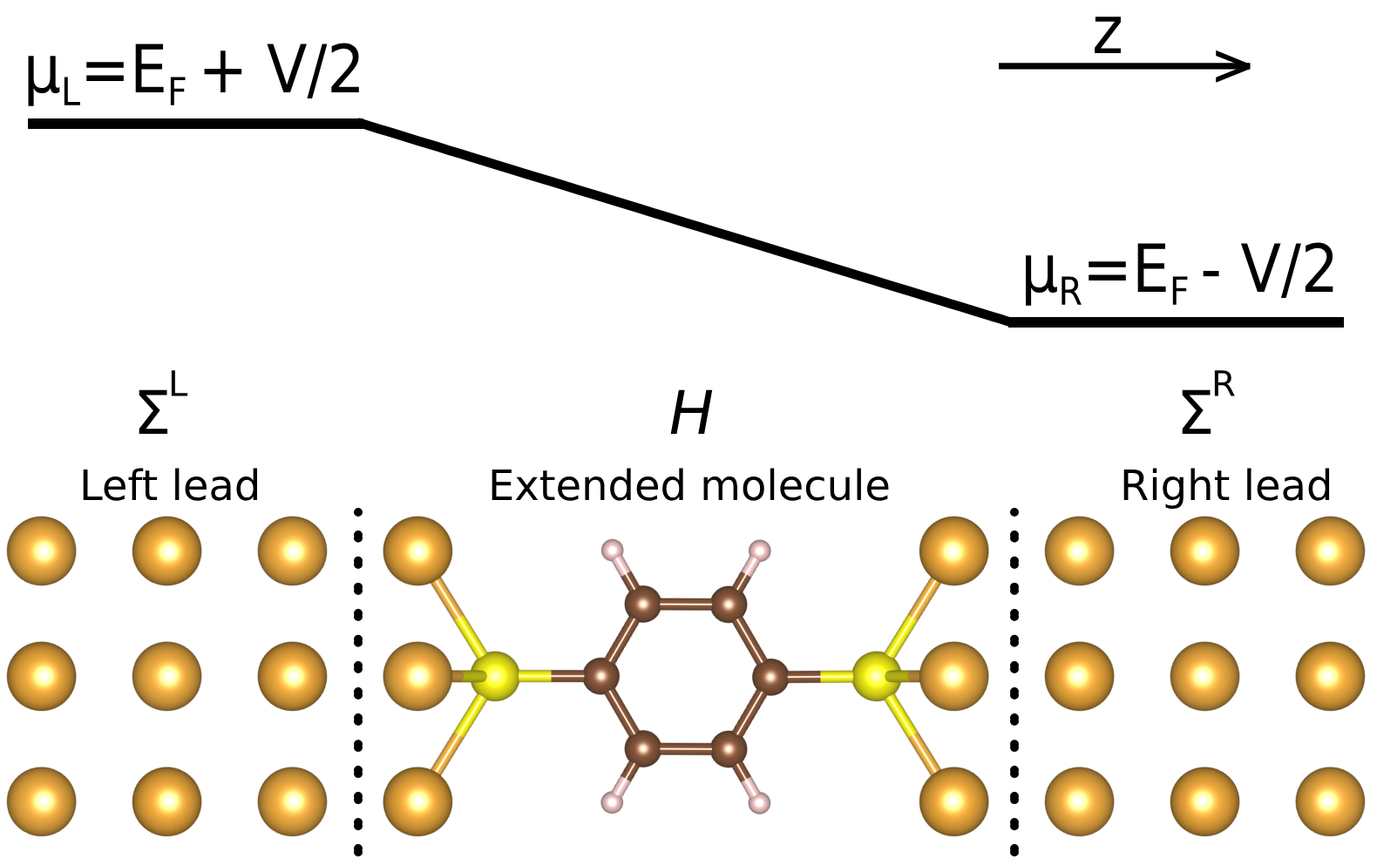
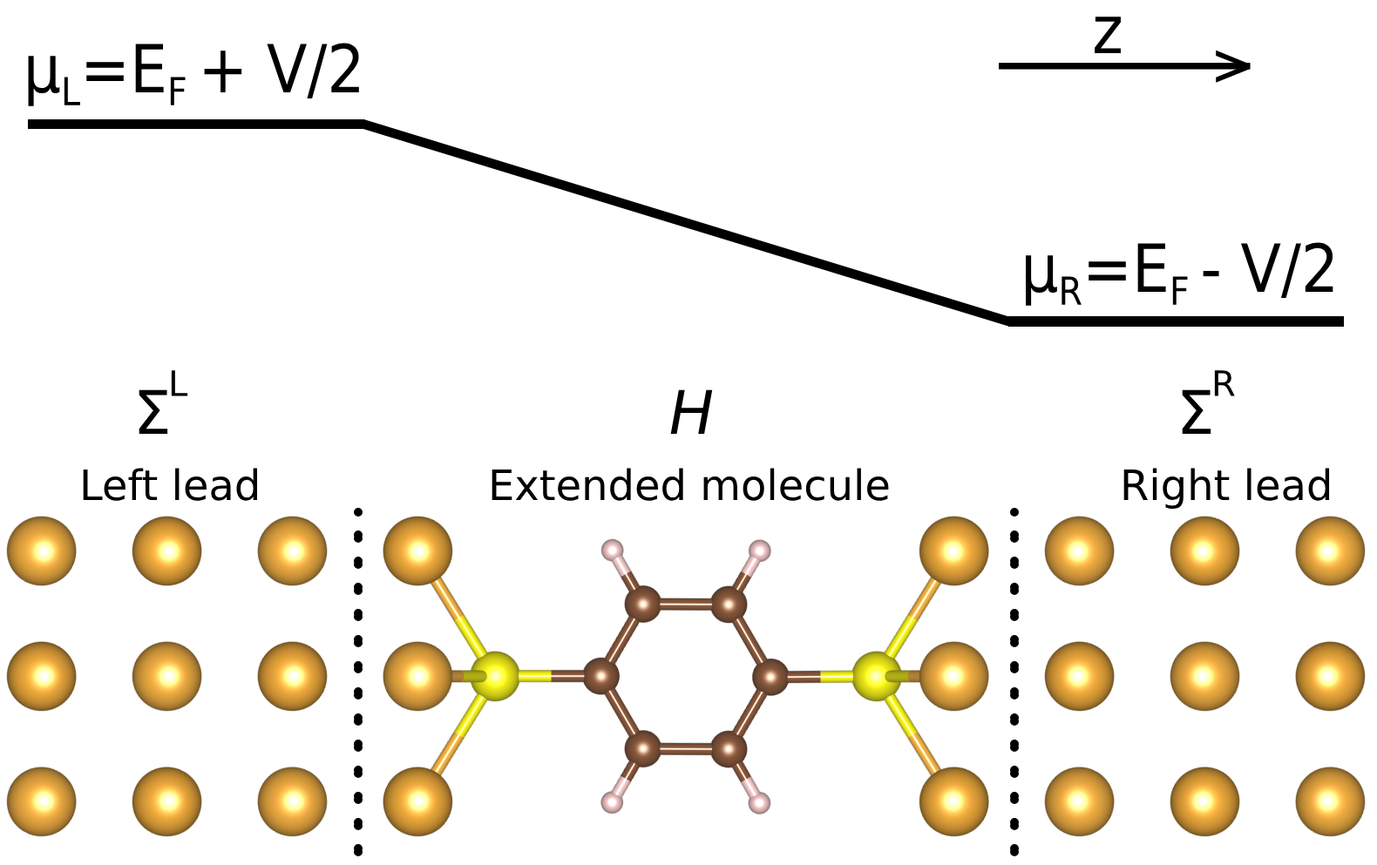
Two versions of the same layered image (1377px x 865px). Layer-by-layer changes:
pixels changed over [27, 62, 1344, 858] (layer not identified)
